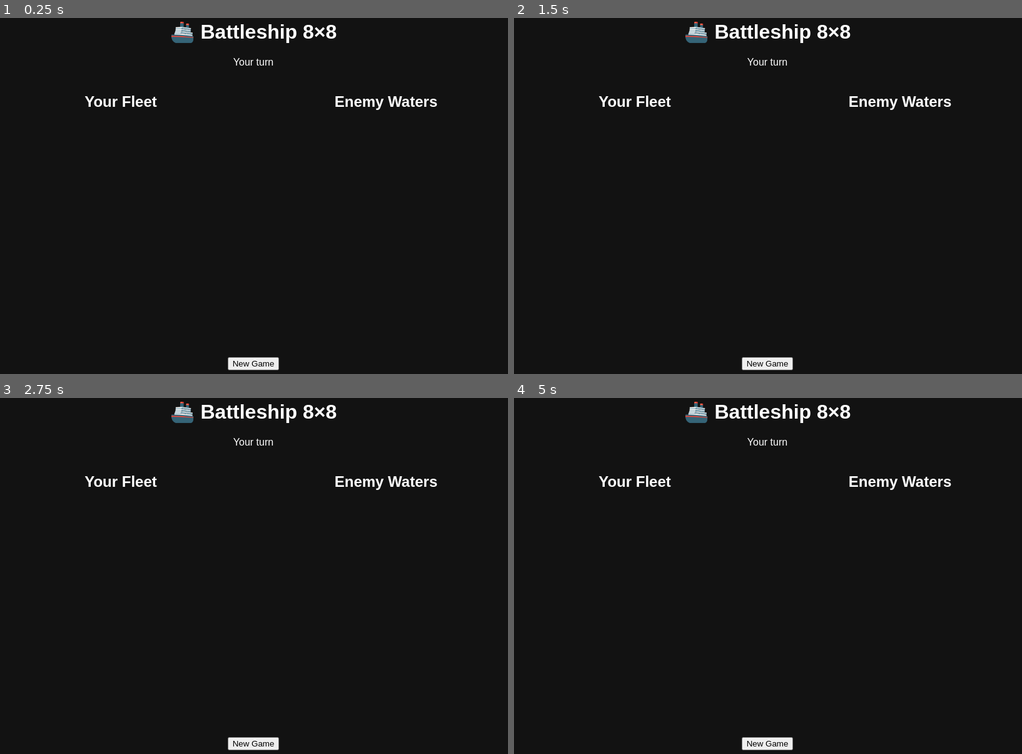
Above: before the commit, frames 1-4 (two rows, left to right).
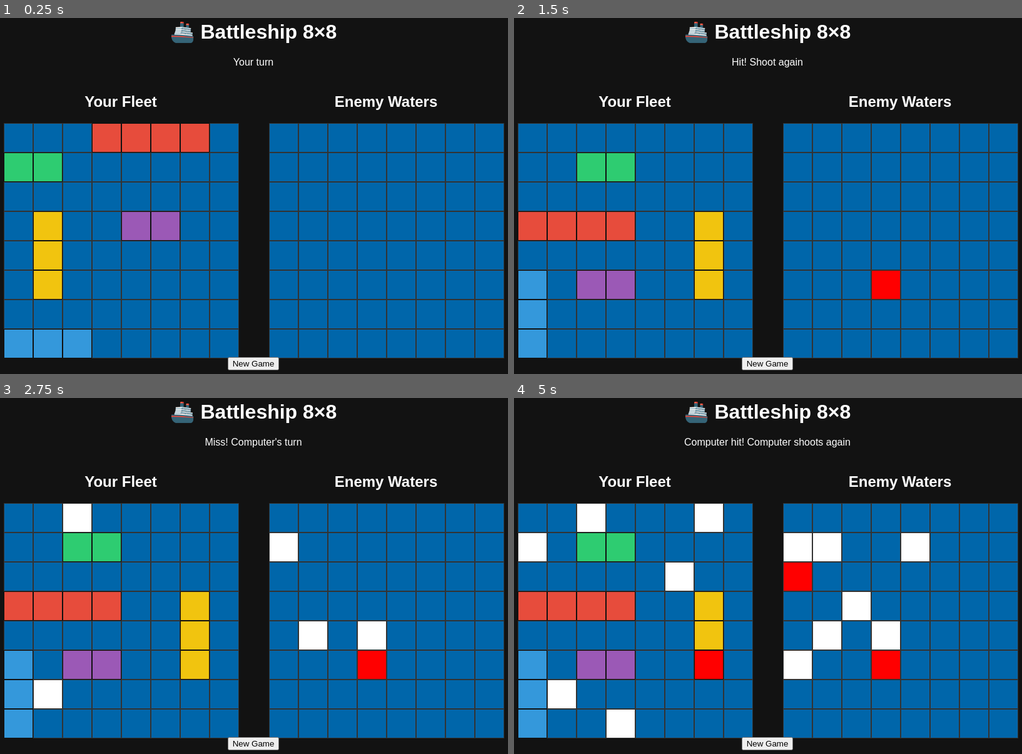
Above: after the commit, the same moments.

Repository: JPLesChar/battleship-game
Game: browser game, page index.html
Two runs of this game, one before a commit and one after it. Both use one fixed random seed, a clock stepped at 60 frames per second and the inputs below.
Inputs (mouse positions are in pixels of both pictures, inside the frame that each line leads up to):
- Up to frame 1 (0.25 s): no input
- Up to frame 2 (1.5 s): click "New Game" at 0.27 s; click (884, 285) at 1.27 s
- Up to frame 3 (2.75 s): click (314, 636) at 1.87 s; click (284, 547) at 2.02 s; click (370, 636) at 2.47 s
- Up to frame 4 (5 s): click (798, 665) at 3.07 s; click (854, 608) at 3.67 s; click (828, 547) at 4.27 s; click (915, 547) at 4.52 s; click (798, 576) at 4.87 s

The runs differ from the first frame. In frame 1, 61% of the frame differs, in the area x 0-100%, y 29-96%; in frame 2, 61%; in frame 3, 61%; in frame 4, 61%, in the area x 0-100%, y 11-96%.

Commit message:
Fix game rendering after truncated script.js

Diff:
--- a/script.js
+++ b/script.js
@@ -1,21 +1,190 @@
+const SIZE = 8;
+
+const playerBoard = [];
+const computerBoard = [];
+
+const playerGrid = document.getElementById("player-board");
+const computerGrid = document.getElementById("computer-board");
+
+const statusText = document.getElementById("status");
+
+const SHIPS = [4, 3, 3, 2, 2];
+const SHIP_COLORS = ["#e74c3c", "#3498db", "#f1c40f", "#2ecc71", "#9b59b6"];
+
+let gameOver = false;
+const computerTargets = [];
+
+function createBoard(gridElement, board) {
+    gridElement.innerHTML = "";
+
+    for (let row = 0; row < SIZE; row++) {
+        board[row] = [];
+
+        for (let col = 0; col < SIZE; col++) {
+            board[row][col] = 0;
+
+            const cell = document.createElement("div");
+            cell.classList.add("cell");
+            cell.dataset.row = row;
+            cell.dataset.col = col;
+            gridElement.appendChild(cell);
+        }
+    }
+}
+
+function placeShips(board) {
+    SHIPS.forEach((length, shipIndex) => {
+        let placed = false;
+
+        while (!placed) {
+            const horizontal = Math.random() < 0.5;
+            const row = Math.floor(Math.random() * SIZE);
+            const col = Math.floor(Math.random() * SIZE);
+            let ok = true;
+
+            for (let i = 0; i < length; i++) {
+                const r = horizontal ? row : row + i;
+                const c = horizontal ? col + i : col;
+
+                if (r >= SIZE || c >= SIZE) {
+                    ok = false;
+                    break;
+                }
+
+                for (let dr = -1; dr <= 1; dr++) {
+                    for (let dc = -1; dc <= 1; dc++) {
+                        const nr = r + dr;
+                        const nc = c + dc;
+
+                        if (
+                            nr >= 0 && nr < SIZE &&
+                            nc >= 0 && nc < SIZE &&
+                            board[nr][nc] !== 0
+                        ) {
+                            ok = false;
+                            break;
+                        }
+                    }
+                    if (!ok) break;
+                }
+
+                if (!ok) break;
+            }
+
+            if (!ok) continue;
+
+            for (let i = 0; i < length; i++) {
+                const r = horizontal ? row : row + i;
+                const c = horizontal ? col + i : col;
+                board[r][c] = shipIndex + 1;
+            }
+
+            placed = true;
+        }
+    });
+}
+
+function drawPlayerShips() {
+    document.querySelectorAll("#player-board .cell").forEach(cell => {
+        const row = +cell.dataset.row;
+        const col = +cell.dataset.col;
+        const shipIndex = playerBoard[row][col] - 1;
+
+        if (shipIndex >= 0) {
+            cell.classList.add("ship");
+            cell.style.backgroundColor = SHIP_COLORS[shipIndex];
+        }
+    });
+}
+
+function playerShoot(e) {
+    if (gameOver) return;
+
+    const cell = e.target;
+    if (!cell.classList.contains("cell")) return;
+
+    const row = +cell.dataset.row;
+    const col = +cell.dataset.col;
+    const value = computerBoard[row][col];
+
+    if (value === -1 || value === -2) return;
+
+    if (value > 0) {
+        computerBoard[row][col] = -1;
+        cell.classList.add("hit");
+        statusText.textContent = "Hit! Shoot again";
+        checkWin();
+        return;
+    }
+
+    computerBoard[row][col] = -2;
+    cell.classList.add("miss");
+    statusText.textContent = "Miss! Computer's turn";
+    checkWin();
+
+    if (!gameOver) {
+        setTimeout(computerTurn, 400);
+    }
+}
+
+function addComputerTargets(row, col) {
+    const neighbors = [
+        [row - 1, col],
+        [row + 1, col],
+        [row, col - 1],
+        [row, col + 1]
+    ];
+
+    neighbors.forEach(([targetRow, targetCol]) => {
+        if (
+            targetRow >= 0 && targetRow < SIZE &&
+            targetCol >= 0 && targetCol < SIZE &&
+            playerBoard[targetRow][targetCol] !== -1 &&
+            playerBoard[targetRow][targetCol] !== -2 &&
+            !computerTargets.some(target => target.row === targetRow && target.col === targetCol)
+        ) {
+            computerTargets.push({ row: targetRow, col: targetCol });
+        }
+    });
+}
+
+function getComputerTarget() {
+    while (computerTargets.length > 0) {
+        const target = computerTargets.shift();
+
+        if (
+            playerBoard[target.row][target.col] !== -1 &&
+            playerBoard[target.row][target.col] !== -2
+        ) {
+            return target;
+        }
+    }
+
+    let row;
+    let col;
+
+    do {
+        row = Math.floor(Math.random() * SIZE);
+        col = Math.floor(Math.random() * SIZE);
+    } while (playerBoard[row][col] === -1 || playerBoard[row][col] === -2);
+
+    return { row, col };
+}
+
 function computerTurn() {
+    if (gameOver) return;
 
     const { row, col } = getComputerTarget();
     const value = playerBoard[row][col];
-
-    const cell =
-        document.querySelector(
-            `#player-board .cell[data-row="${row}"][data-col="${col}"]`
-        );
+    const cell = document.querySelector(
+        `#player-board .cell[data-row="${row}"][data-col="${col}"]`
+    );
 
     if (value > 0) {
-
         playerBoard[row][col] = -1;
         cell.classList.add("hit");
         addComputerTargets(row, col);
-
     } else {
-
         playerBoard[row][col] = -2;
         cell.classList.add("miss");
     }
@@ -31,3 +200,45 @@
         }
     }
 }
+
+function checkWin() {
+    let playerAlive = 0;
+    let computerAlive = 0;
+
+    playerBoard.forEach(row => row.forEach(cell => {
+        if (cell > 0) playerAlive++;
+    }));
+
+    computerBoard.forEach(row => row.forEach(cell => {
+        if (cell > 0) computerAlive++;
+    }));
+
+    if (computerAlive === 0) {
+        gameOver = true;
+        statusText.textContent = "🎉 You Win!";
+    }
+
+    if (playerAlive === 0) {
+        gameOver = true;
+        statusText.textContent = "💀 Computer Wins!";
+    }
+}
+
+function newGame() {
+    gameOver = false;
+    computerTargets.length = 0;
+
+    createBoard(playerGrid, playerBoard);
+    createBoard(computerGrid, computerBoard);
+
+    placeShips(playerBoard);
+    placeShips(computerBoard);
+
+    drawPlayerShips();
+    statusText.textContent = "Your turn";
+}
+
+computerGrid.addEventListener("click", playerShoot);
+document.getElementById("restart").addEventListener("click", newGame);
+
+newGame();
